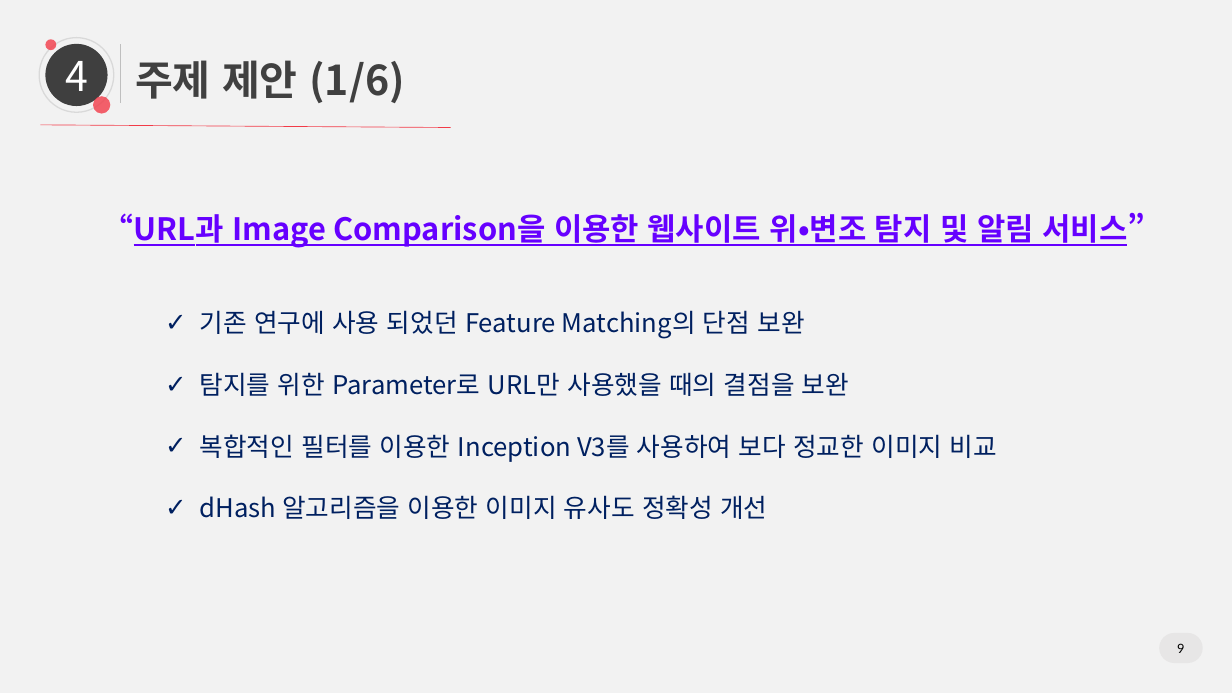
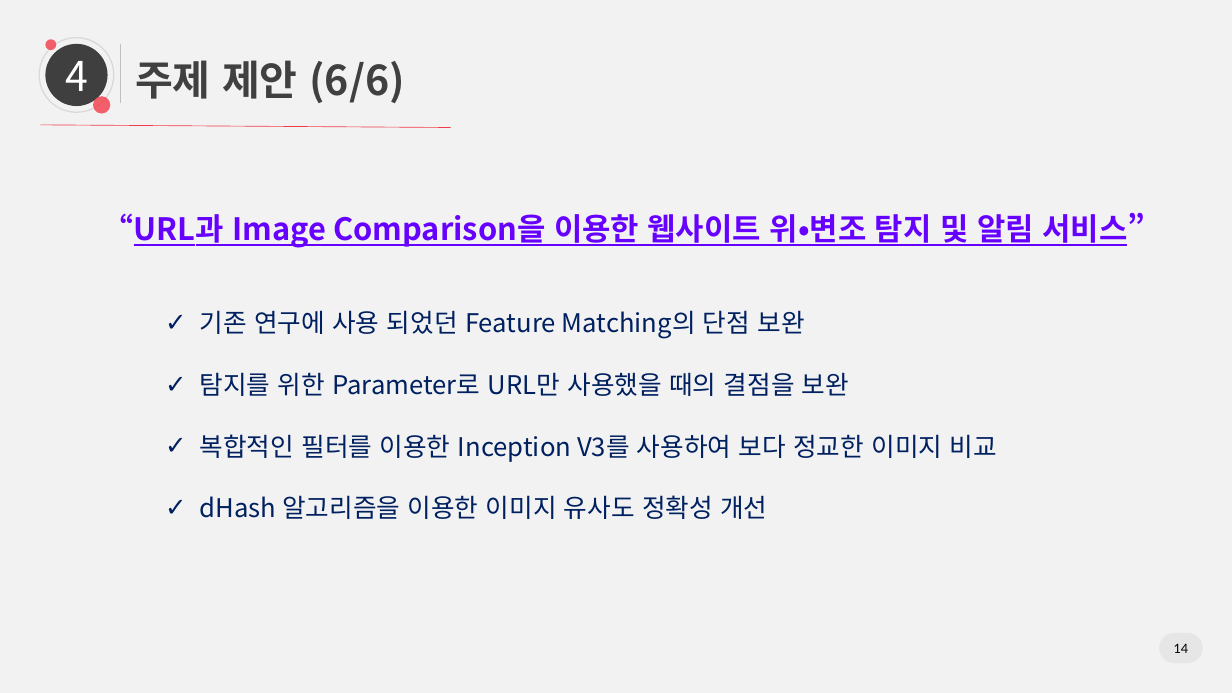
Before and after one commit to yjinsol/grad_project, a slide deck: slide 14 of docs/20190327_주제 제안서/0327 논문 제안서_final.pptx (slide 9 before the commit). Drawn at 1232x693 pixels with LibreOffice and Linux fonts; fonts in the diff are those of the drawing. Boxes give left, top, right and bottom in pixels: in the first picture for what was removed or moved away, otherwise in the second. Text is boxed around its words. In the diff, an @@ line names an element or a change of style, - is before the commit and + after.

```diff
--- a/docs/20190327_주제 제안서/0327 논문 제안서_final.pptx
+++ b/docs/20190327_주제 제안서/0327 논문 제안서_final.pptx
@@ text at (135,60,404,103): text changed @@
-주제 제안 (1/6)
+주제 제안 (6/6)
@@ page number at (1174,643,1189,653): text changed @@
-9
+14
```
Also in this commit, not shown: 5 other slides changed.
